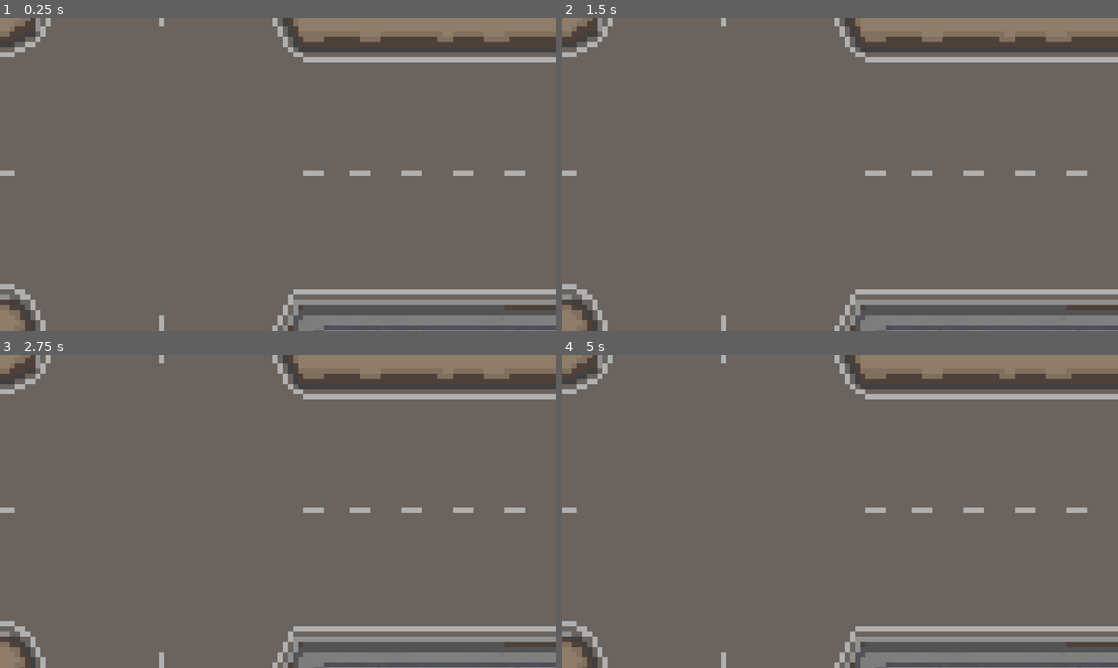
Above: before the commit, frames 1-4 (two rows, left to right).
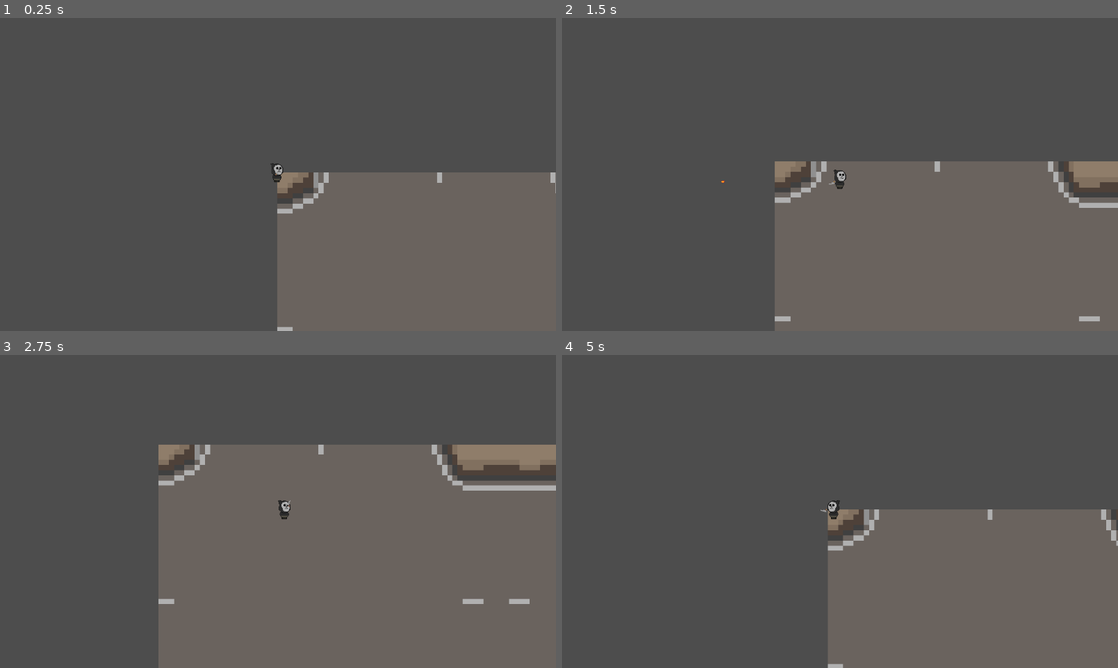
Above: after the commit, the same moments.

Repository: NicolasGabriel-dev/Projeto-D
Game: Godot game, scene res://Scenes/game.tscn
Same seed, same stepped clock (60 frames per second), same inputs: the game is played once before the commit and once after it. After the commit the project has no main scene; this scene is started directly in both runs.
Inputs (mouse positions are in pixels of both pictures, inside the frame that each line leads up to):
- Up to frame 1 (0.25 s): no input
- Up to frame 2 (1.5 s): tap Enter at 0.5 s; move the mouse to (962, 158) at 0.52 s; hold Right (ui_right) 0.53-1.28 s; click (962, 158) at 0.6 s; move the mouse to (728, 190) at 1.27 s; hold Down (ui_down) from 1.28 s (still down); click (728, 190) at 1.35 s
- Up to frame 3 (2.75 s): move the mouse to (333, 442) at 2.02 s; release Down (ui_down) at 2.03 s; hold Right (ui_right) from 2.03 s (still down); tap Enter at 2.1 s; click (333, 442) at 2.3 s
- Up to frame 4 (5 s): move the mouse to (812, 574) at 2.77 s; release Right (ui_right) at 2.78 s; hold Up (ui_up) 2.78-3.53 s; tap F at 2.85 s; click (812, 574) at 3.05 s; move the mouse to (1006, 558) at 3.52 s; hold Left (ui_left) from 3.53 s (still down); click (1006, 558) at 3.6 s; move the mouse to (673, 464) at 4.27 s; click (673, 464) at 4.35 s

The runs differ from the first frame. In frame 1, 77% of the frame differs, in the area x 0-100%, y 0-100%; in frame 2, 70%; in frame 3, 54%; in frame 4, 76%.

Commit message:
Camera, boneco que se mexe e umas paradas a mais

Diff:
--- /dev/null
+++ b/Scenes/camera_2d.gd
@@ -0,0 +1,10 @@
+extends Camera2D
+
+var desvio_desejado: Vector2
+var desvio_min = -200
+var desvio_max = 200
+
+func _process(delta: float) -> void:
+	desvio_desejado = (get_global_mouse_position() - position) * 0.5
+	desvio_desejado.x = clamp(desvio_desejado.x, desvio_min, desvio_max)
+	desvio_desejado.y = clamp(desvio_desejado.y, desvio_min / 2.0, desvio_max / 2.0)
--- a/Scenes/character_body_2d.tscn
+++ /dev/null
@@ -1,17 +0,0 @@
-[gd_scene load_steps=4 format=3 uid="uid://bcncvkrpaolob"]
-
-[ext_resource type="Texture2D" uid="uid://bggcxyceb6xa0" path="res://Assets/revoler.png" id="2_gbyq6"]
-[ext_resource type="Script" uid="uid://dtoxp33kgtqwr" path="res://sprite_2d.gd" id="3_pbq55"]
-
-[sub_resource type="RectangleShape2D" id="RectangleShape2D_88kja"]
-size = Vector2(14, 8)
-
-[node name="CharacterBody2D" type="CharacterBody2D"]
-
-[node name="Sprite2D" type="Sprite2D" parent="."]
-texture = ExtResource("2_gbyq6")
-script = ExtResource("3_pbq55")
-
-[node name="CollisionShape2D" type="CollisionShape2D" parent="."]
-position = Vector2(1, -2)
-shape = SubResource("RectangleShape2D_88kja")
--- a/Scenes/game.tscn
+++ b/Scenes/game.tscn
@@ -3,7 +3,7 @@
 [ext_resource type="Texture2D" uid="uid://bwykvfnpindea" path="res://Fase1.png" id="1_ebmjs"]
 [ext_resource type="Texture2D" uid="uid://drub32vxys6kr" path="res://DeadTree/DeadBush.png" id="2_qxrlw"]
 [ext_resource type="Texture2D" uid="uid://6uh6cgo6f3a" path="res://Fonte.png" id="2_wrm1d"]
-[ext_resource type="Texture2D" uid="uid://bbr8oaystkbch" path="res://Assets/Zombie/01.png" id="4_3dryh"]
+[ext_resource type="PackedScene" uid="uid://6xx1q8dlwcvt" path="res://Scenes/player.tscn" id="5_wowpa"]
 
 [sub_resource type="TileSetAtlasSource" id="TileSetAtlasSource_wrm1d"]
 texture = ExtResource("2_qxrlw")
@@ -42,6 +42,4 @@
 tile_map_data = PackedByteArray("AAAbACAAAAAAAAEAAAAVABQAAAAEAAUAAAALABYAAAAFAAMAAAAgABoAAAAIAAYAAAAMAB8AAAAIAAYAAAAbAA …(656 unchanged characters)…
 tile_set = SubResource("TileSet_3dryh")
 
-[node name="01" type="Sprite2D" parent="."]
-position = Vector2(3706, 5082)
-texture = ExtResource("4_3dryh")
+[node name="sdc15" parent="." instance=ExtResource("5_wowpa")]
--- a/Scenes/gun.tscn
+++ b/Scenes/gun.tscn
@@ -1,22 +1,10 @@
-[gd_scene load_steps=4 format=3 uid="uid://ci1h1grdix8x2"]
+[gd_scene load_steps=3 format=3 uid="uid://bcncvkrpaolob"]
 
-[ext_resource type="Script" uid="uid://pvj35ahusl72" path="res://Scripts/gun.gd" id="1_oqrbh"]
-[ext_resource type="Texture2D" uid="uid://bggcxyceb6xa0" path="res://Assets/revoler.png" id="3_t6ynv"]
+[ext_resource type="Texture2D" uid="uid://bggcxyceb6xa0" path="res://Assets/revoler.png" id="2_gbyq6"]
+[ext_resource type="Script" uid="uid://dtoxp33kgtqwr" path="res://Scripts/gun.gd" id="3_pbq55"]
 
-[sub_resource type="RectangleShape2D" id="RectangleShape2D_nxj5y"]
-size = Vector2(128, 128)
+[node name="CharacterBody2D" type="CharacterBody2D"]
 
-[node name="Node2D" type="Node2D"]
-position = Vector2(647, 316)
-
-[node name="CharacterBody2D" type="CharacterBody2D" parent="."]
-script = ExtResource("1_oqrbh")
-
-[node name="Sprite2D" type="Sprite2D" parent="CharacterBody2D"]
-texture = ExtResource("3_t6ynv")
-
-[node name="CollisionShape2D" type="CollisionShape2D" parent="CharacterBody2D"]
-shape = SubResource("RectangleShape2D_nxj5y")
-disabled = true
-
-[node name="Node2D" type="Node2D" parent="CharacterBody2D"]
+[node name="Sprite2D" type="Sprite2D" parent="."]
+texture = ExtResource("2_gbyq6")
+script = ExtResource("3_pbq55")
--- a/Scenes/player.tscn
+++ b/Scenes/player.tscn
@@ -1,9 +1,10 @@
-[gd_scene load_steps=6 format=3 uid="uid://6xx1q8dlwcvt"]
+[gd_scene load_steps=8 format=3 uid="uid://6xx1q8dlwcvt"]
 
 [ext_resource type="Script" uid="uid://dyi3e0p4dhh2w" path="res://Scripts/player.gd" id="1_6t5aa"]
+[ext_resource type="Script" uid="uid://ij41u1fc0k00" path="res://Scenes/camera_2d.gd" id="2_fkybt"]
 [ext_resource type="Texture2D" uid="uid://bfiv3xlgffdth" path="res://Assets/sdc15/sdc15.png" id="2_vgqql"]
 [ext_resource type="Texture2D" uid="uid://daed0lw64cadp" path="res://Assets/sdc15/sdc15_2.png" id="3_fkybt"]
-[ext_resource type="PackedScene" uid="uid://bcncvkrpaolob" path="res://Scenes/character_body_2d.tscn" id="4_vgqql"]
+[ext_resource type="PackedScene" uid="uid://bcncvkrpaolob" path="res://Scenes/gun.tscn" id="4_vgqql"]
 
 [sub_resource type="SpriteFrames" id="SpriteFrames_x3wgy"]
 animations = [{
@@ -27,11 +28,23 @@
 "speed": 5.0
 }]
 
-[node name="CharacterBody2D" type="CharacterBody2D"]
+[sub_resource type="RectangleShape2D" id="RectangleShape2D_vgqql"]
+size = Vector2(27, 45)
+
+[node name="sdc15" type="CharacterBody2D"]
 script = ExtResource("1_6t5aa")
 
-[node name="AnimatedSprite2D" type="AnimatedSprite2D" parent="."]
+[node name="Camera2D" type="Camera2D" parent="."]
+position_smoothing_enabled = true
+position_smoothing_speed = 10.0
+script = ExtResource("2_fkybt")
+
+[node name="animatedSprite" type="AnimatedSprite2D" parent="."]
 sprite_frames = SubResource("SpriteFrames_x3wgy")
 animation = &"Estático"
 
-[node name="CharacterBody2D" parent="." instance=ExtResource("4_vgqql")]
+[node name="gun" parent="." instance=ExtResource("4_vgqql")]
+
+[node name="collision" type="CollisionShape2D" parent="."]
+position = Vector2(-1.5, -3.5)
+shape = SubResource("RectangleShape2D_vgqql")
--- /dev/null
+++ b/Scenes/zombie.tscn
@@ -0,0 +1,34 @@
+[gd_scene load_steps=6 format=3 uid="uid://ddq8t7x2vb2eo"]
+
+[ext_resource type="Script" uid="uid://dmb3gveo4n2fi" path="res://Scripts/zombie.gd" id="1_iyl7r"]
+[ext_resource type="Texture2D" uid="uid://bbr8oaystkbch" path="res://Assets/Zombie/01.png" id="1_n70j1"]
+[ext_resource type="Texture2D" uid="uid://ddxnxejfx4h37" path="res://Assets/Zombie/02.png" id="2_iyl7r"]
+
+[sub_resource type="SpriteFrames" id="SpriteFrames_vy0uf"]
+animations = [{
+"frames": [{
+"duration": 1.0,
+"texture": ExtResource("1_n70j1")
+}, {
+"duration": 1.0,
+"texture": ExtResource("2_iyl7r")
+}],
+"loop": true,
+"name": &"Movimento",
+"speed": 5.0
+}]
+
+[sub_resource type="RectangleShape2D" id="RectangleShape2D_iyl7r"]
+size = Vector2(28, 43)
+
+[node name="Zombie" type="CharacterBody2D"]
+script = ExtResource("1_iyl7r")
+
+[node name="AnimatedSprite2D" type="AnimatedSprite2D" parent="."]
+sprite_frames = SubResource("SpriteFrames_vy0uf")
+animation = &"Movimento"
+frame_progress = 0.6734717
+
+[node name="CollisionShape2D" type="CollisionShape2D" parent="."]
+position = Vector2(-1, -3.5)
+shape = SubResource("RectangleShape2D_iyl7r")
--- a/Scripts/gun.gd
+++ b/Scripts/gun.gd
@@ -1,39 +1,58 @@
-extends CharacterBody2D
+extends Sprite2D
 
-var bullet_path = preload("res://Scenes/bullet.tscn")
-var bullet = 0
-var can_shoot = true
+@export var radius: float = 20.0
+@export var fire_rate: float = 0.3
+@export var reload_time: float = 2.0
+@export var max_bullets: int = 6
 
-func _physics_process(delta):
-	look_at(get_global_mouse_position())
+var sprite_bala = preload("res://Scenes/bullet.tscn")
+var bullet_count: int = 0
+var can_shoot: bool = true
 
-	if Input.is_action_just_pressed("ui_up"):
+
+func _physics_process(delta: float) -> void:
+	look_at(get_global_mouse_position()) # Permite a rotação do Vector2D usando look_at
+
+	if Input.is_action_just_pressed("Clique Esquerdo"):
 		if can_shoot:
 			start_shooting()
 
-	if Input.is_action_pressed("ui_up") and can_shoot:
-		await start_shooting()
+func _process(delta: float) -> void:
+	var mouse_pos = get_global_mouse_position()
+	var player = get_parent() as CharacterBody2D
+	if player == null:
+		return
+
+	var player_pos = player.global_position
+	var distance = player_pos.distance_to(mouse_pos)
+	var mouse_dir = (mouse_pos - player_pos).normalized()
+
+	if distance > radius:
+		mouse_pos = player_pos + mouse_dir * radius
 
 
-func fire():
-	var bullet_instance = bullet_path.instantiate()
-	bullet_instance.dir = rotation
-	bullet_instance.pos = $Node2D.global_position
-	bullet_instance.rota = global_rotation
-	get_parent().add_child(bullet_instance)
+	global_position = mouse_pos
 
-func start_shooting():
-	can_shoot = false  # impede iniciar novo disparo enquanto este roda
+func fire() -> void:
+	var bullet_instance = sprite_bala.instantiate()
+	if bullet_instance:
+		bullet_instance.global_position = global_position + Vector2.RIGHT.rotated(global_rotation) * 20
+		bullet_instance.direction = global_rotation
+		get_tree().root.add_child(bullet_instance)
+
+
+func start_shooting() -> void:
+	can_shoot = false
 	fire()
-	bullet += 1
-	print(bullet)
+	bullet_count += 1
+	# print("💥 Bullet:", bullet_count)
 
-	await get_tree().create_timer(0.3).timeout  # tempo entre tiros
+	await get_tree().create_timer(fire_rate).timeout
 
-	if bullet == 6:
-		bullet = 0
-		print("🔄 Recarregando...")
-		await get_tree().create_timer(2.0).timeout  # pausa de 2s
-		print("✅ Pronto para atirar novamente!")
+	if bullet_count >= max_bullets:
+		# print("🔄 Recarregando...")
+		await get_tree().create_timer(reload_time).timeout
+		bullet_count = 0
+		# print("✅ Recarregado!")
 
-	can_shoot = true  # libera o próximo disparo
+	can_shoot = true
--- a/Scripts/player.gd
+++ b/Scripts/player.gd
@@ -1,16 +1,17 @@
 extends CharacterBody2D
 
 @export var speed = 200
-@onready var _animation_player: AnimatedSprite2D = $AnimatedSprite2D
+@onready var _animation_player: AnimatedSprite2D = $animatedSprite
 func get_input():
 	var input_direction = Input.get_vector("ui_left", "ui_right", "ui_up", "ui_down")
 	velocity = input_direction * speed
 
 func _physics_process(delta):
+	pass
+
+func _process(_delta):
 	get_input()
 	move_and_slide()
-
-func _process(_delta):
 	if Input.is_action_pressed("ui_right"):
 		_animation_player.flip_h = false
 		_animation_player.play("Movimento")
--- /dev/null
+++ b/Scripts/zombie.gd
@@ -0,0 +1,6 @@
+extends CharacterBody2D
+
+@onready var _animation_player: AnimatedSprite2D = $AnimatedSprite2D
+
+func _process(delta: float) -> void:
+	_animation_player.play()
--- a/project.godot
+++ b/project.godot
@@ -11,7 +11,6 @@
 [application]
 
 config/name="Projeto D"
-run/main_scene="uid://ci1h1grdix8x2"
 config/features=PackedStringArray("4.5", "GL Compatibility")
 config/icon="res://icon.svg"
 
--- a/sprite_2d.gd
+++ /dev/null
@@ -1,58 +0,0 @@
-extends Sprite2D
-
-@export var radius: float = 20.0
-@export var fire_rate: float = 0.3
-@export var reload_time: float = 2.0
-@export var max_bullets: int = 6
-
-var sprite_bala = preload("res://Scenes/bullet.tscn")
-var bullet_count: int = 0
-var can_shoot: bool = true
-
-
-func _physics_process(delta: float) -> void:
-	look_at(get_global_mouse_position()) # Permite a rotação do Vector2D usando look_at
-
-	if Input.is_action_just_pressed("Clique Esquerdo"):
-		if can_shoot:
-			start_shooting()
-
-func _process(delta: float) -> void:
-	var mouse_pos = get_global_mouse_position()
-	print(mouse_pos)
-	var player = get_parent() as CharacterBody2D
-	if player == null:
-		return
-
-	var player_pos = player.global_position
-	var distance = player_pos.distance_to(mouse_pos)
-	var mouse_dir = (mouse_pos - player_pos).normalized()
-
-	if distance > radius:
-		mouse_pos = player_pos + mouse_dir * radius
-
-	global_position = mouse_pos
-
-func fire() -> void:
-	var bullet_instance = sprite_bala.instantiate()
-	if bullet_instance:
-		bullet_instance.global_position = global_position + Vector2.RIGHT.rotated(global_rotation) * 20
-		bullet_instance.direction = global_rotation
-		get_tree().root.add_child(bullet_instance)
-
-
-func start_shooting() -> void:
-	can_shoot = false
-	fire()
-	bullet_count += 1
-	# print("💥 Bullet:", bullet_count)
-
-	await get_tree().create_timer(fire_rate).timeout
-
-	if bullet_count >= max_bullets:
-		# print("🔄 Recarregando...")
-		await get_tree().create_timer(reload_time).timeout
-		bullet_count = 0
-		# print("✅ Recarregado!")
-
-	can_shoot = true
Not shown, added: Scenes/camera_2d.gd.uid
Not shown, changed: Scripts/gun.gd.uid
Not shown, added: Scripts/zombie.gd.uid
Not shown, removed: sprite_2d.gd.uid
